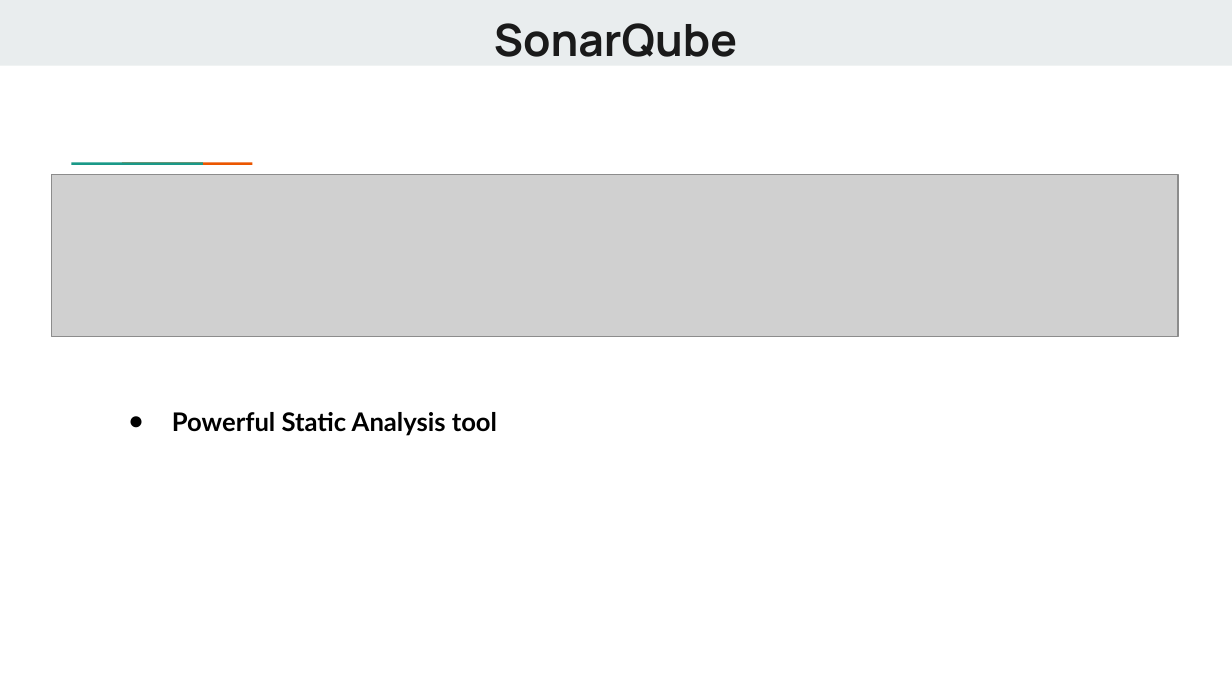
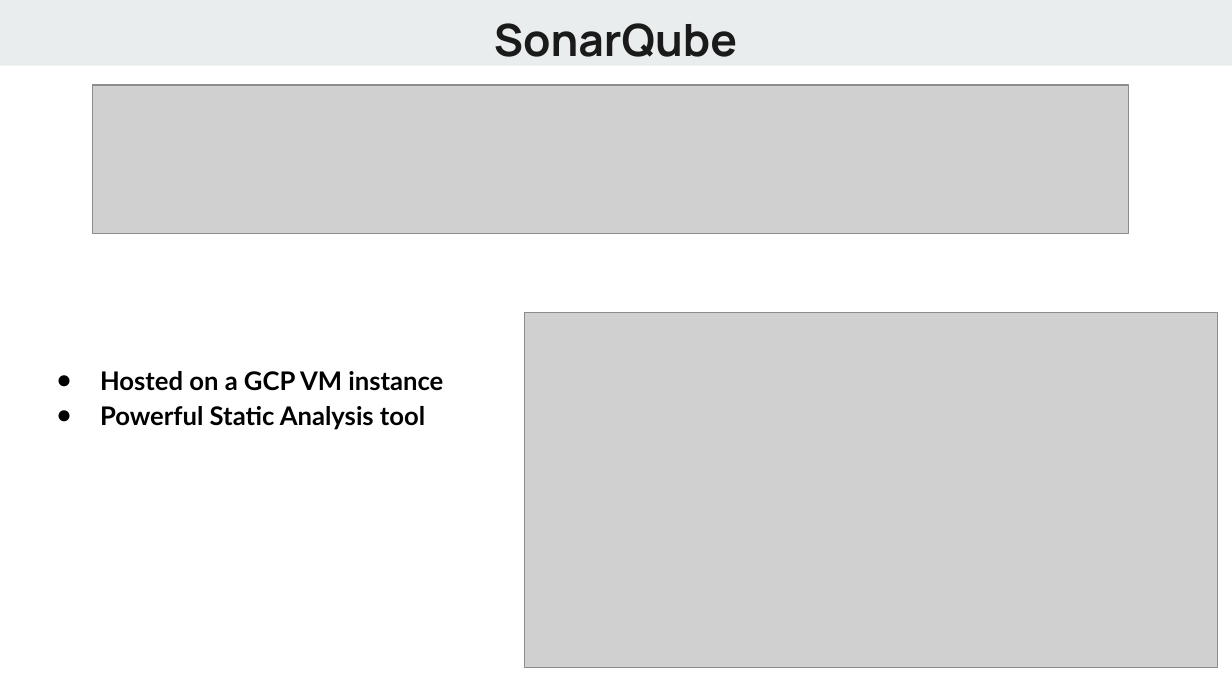
Before and after one commit to sosbourneQA/RomanEmperorsProject, a slide deck: slide 15 of project documentation/RomanEmperors Practical Project.pptx (slide 10 before the commit). Drawn at 1232x693 pixels with LibreOffice and Linux fonts; fonts in the diff are those of the drawing; grey boxes stand for pictures. Boxes give left, top, right and bottom in pixels: in the first picture for what was removed or moved away, otherwise in the second. Text is boxed around its words. In the diff, an @@ line names an element or a change of style, - is before the commit and + after.

```diff
--- a/project documentation/RomanEmperors Practical Project.pptx
+++ b/project documentation/RomanEmperors Practical Project.pptx
@@ picture: place and size @@
-picture at box(52, 175, 1179, 336)
+picture at box(92, 85, 1129, 234)
@@ rectangle removed at box(112, 160, 163, 166) @@
@@ rectangle removed at box(161, 160, 212, 166) @@
@@ picture added at box(525, 313, 1217, 668) @@
@@ text "Hosted on a GCP VM ...": place and size @@
-text "Hosted on a GCP VM ..." at box(172, 412, 497, 436)
+text "Hosted on a GCP VM ..." at box(100, 371, 443, 430)
@@ text at box(100, 371, 443, 391): paragraph added @@
+● Hosted on a GCP VM instance
```
Also in this commit, not shown: 3 other slides changed, 8 slides added, 3 slides removed, 1 other file.
